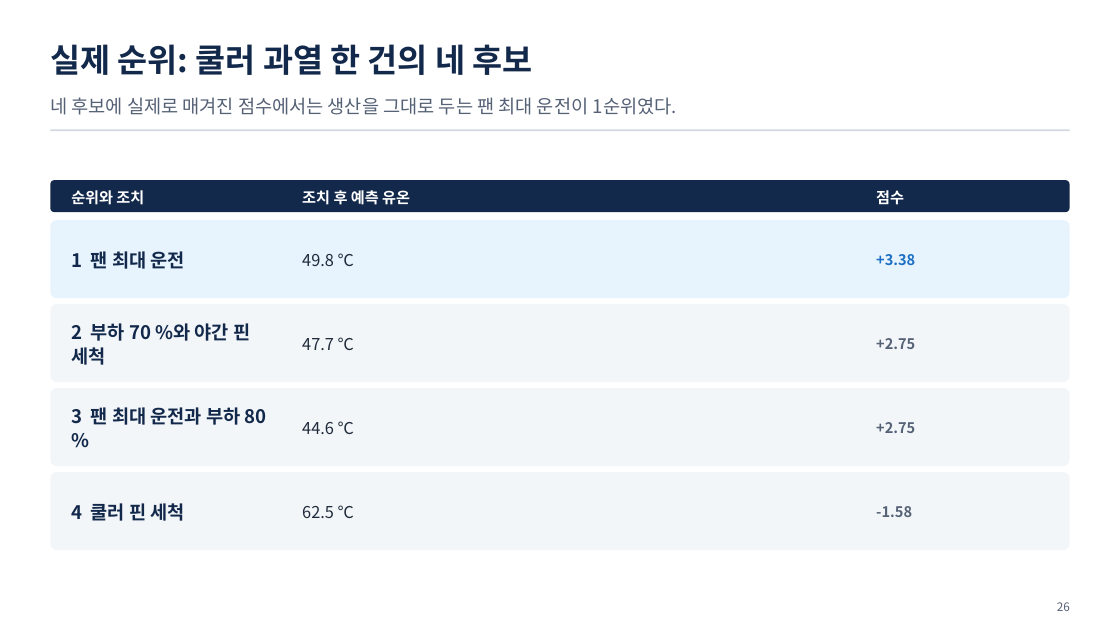
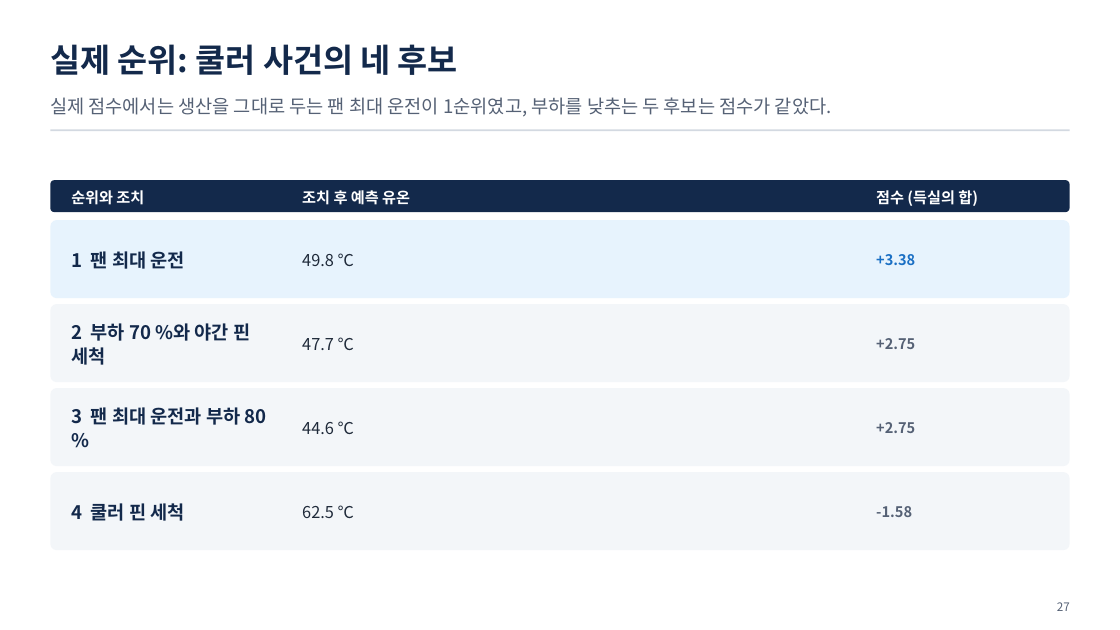
Before and after one commit to uengine-oss/hyd-iot-edu, a slide deck: slide 27 of docs/교재/실전반_오프라인/02회차/실전반_오프라인_02회차.pptx (slide 26 before the commit). Drawn at 1120x630 pixels with LibreOffice and Linux fonts; fonts in the diff are those of the drawing. Boxes give left, top, right and bottom in pixels: in the first picture for what was removed or moved away, otherwise in the second. Text is boxed around its words. In the diff, an @@ line names an element or a change of style, - is before the commit and + after.

```diff
--- a/docs/교재/실전반_오프라인/02회차/실전반_오프라인_02회차.pptx
+++ b/docs/교재/실전반_오프라인/02회차/실전반_오프라인_02회차.pptx
@@ text at bbox=[50, 44, 458, 75]: text changed @@
-실제 순위: 쿨러 과열 한 건의 네 후보
+실제 순위: 쿨러 사건의 네 후보
@@ text at bbox=[50, 97, 832, 117]: text changed @@
-네 후보에 실제로 매겨진 점수에서는 생산을 그대로 두는 팬 최대 운전이 1순위였다.
+실제 점수에서는 생산을 그대로 두는 팬 최대 운전이 1순위였고, 부하를 낮추는 두 후보는 점수가 같았다.
@@ text at bbox=[876, 190, 978, 206]: text changed @@
-점수
+점수 (득실의 합)
@@ text at bbox=[1057, 602, 1070, 611]: text changed @@
-26
+27
```
Also in this commit, not shown: 27 other slides changed, 1 slide added, 32 other files.
